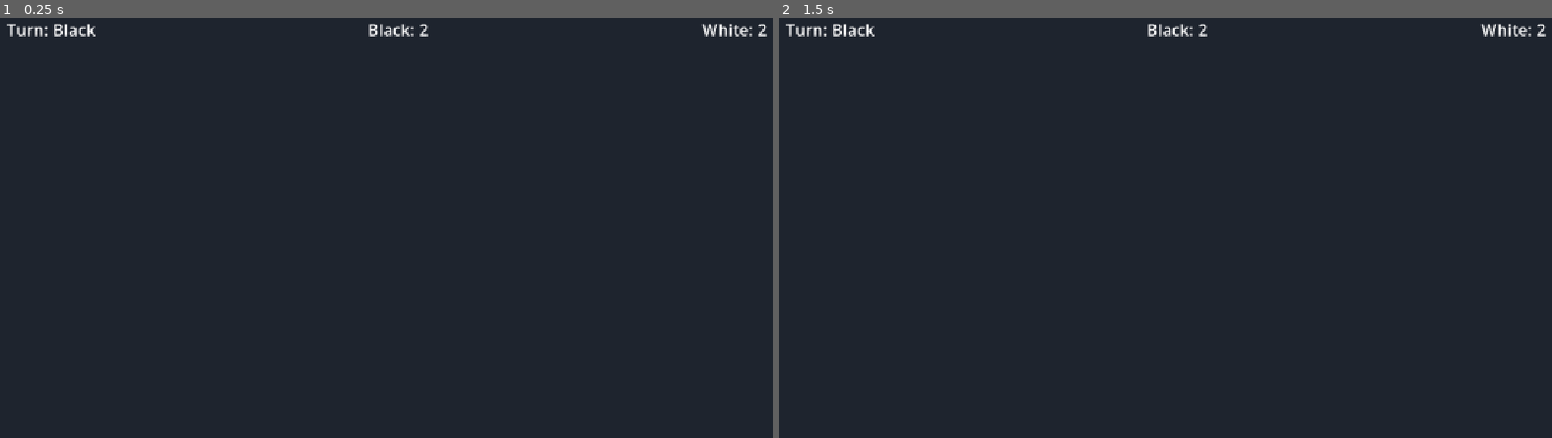
Above: before the commit, frames 1-2 (left to right).
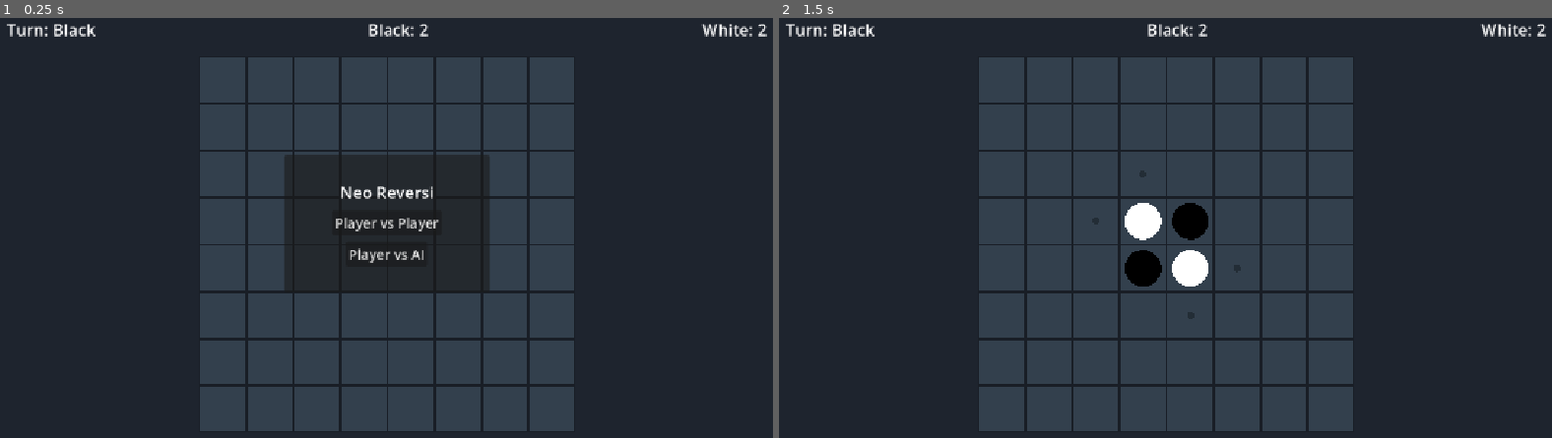
Above: after the commit, the same moments.

Repository: neouuid/NeoGameReversi
Game: Godot game, scene res://Main.tscn
Two runs of this game, one before a commit and one after it. Both use one fixed random seed, a clock stepped at 60 frames per second and the inputs below.
Inputs (mouse positions are in pixels of both pictures, inside the frame that each line leads up to):
- Up to frame 1 (0.25 s): no input
- Up to frame 2 (1.5 s): click (1165, 223) at 0.5 s, where only the run after the commit has a clickable "Player vs Player"; tap Enter at 1.25 s; move the mouse to (1335, 202) at 1.27 s; click (1335, 202) at 1.42 s

The runs differ from the first frame. In frame 1, 32% of the frame differs, in the area x 25-75%, y 9-99%; in frame 2, 39%.
Error before the commit: Cannot call method 'add_child' on a null value. (res://Main.gd:33)

Commit message:
fix: correct GridContainer node path and update documentation

Diff:
--- a/Main.gd
+++ b/Main.gd
@@ -9,7 +9,7 @@
 var ai_timer: float = 0.0
 var ai_thinking: bool = false
 
-@onready var grid: GridContainer = $BoardContainer/Grid
+@onready var grid: GridContainer = $BoardContainer/AspectRatio/Grid
 @onready var turn_label: Label = $UI/Margin/HBox/TurnLabel
 @onready var black_score: Label = $UI/Margin/HBox/BlackScore
 @onready var white_score: Label = $UI/Margin/HBox/WhiteScore
Not shown, changed: README.md
